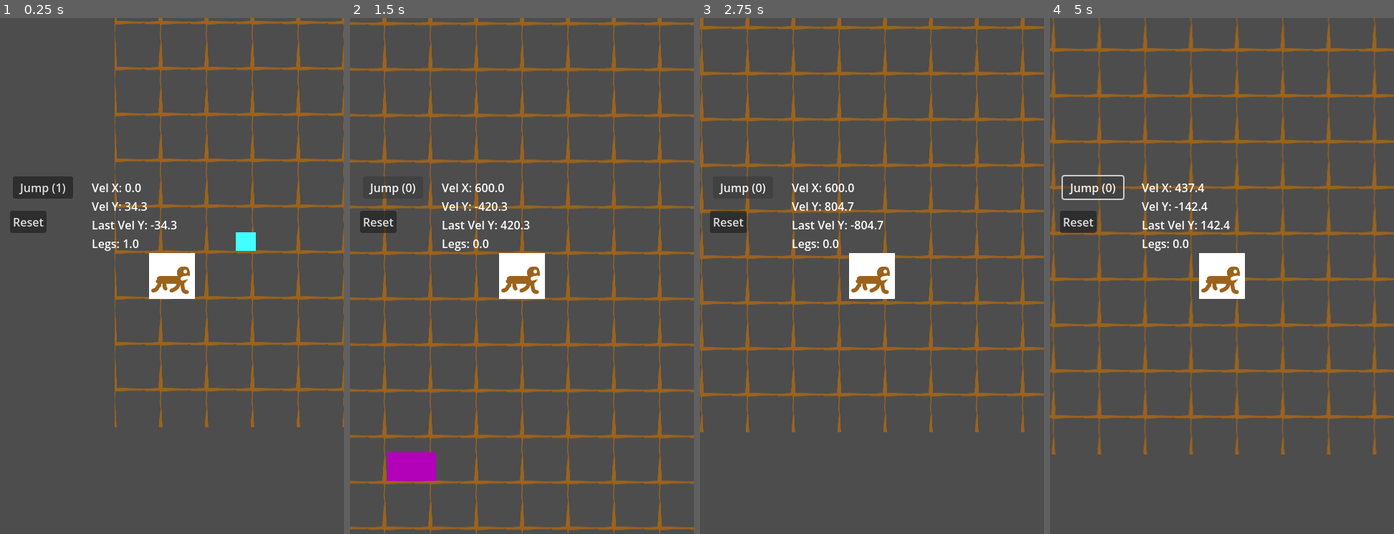
Above: before the commit, frames 1-4 (left to right).
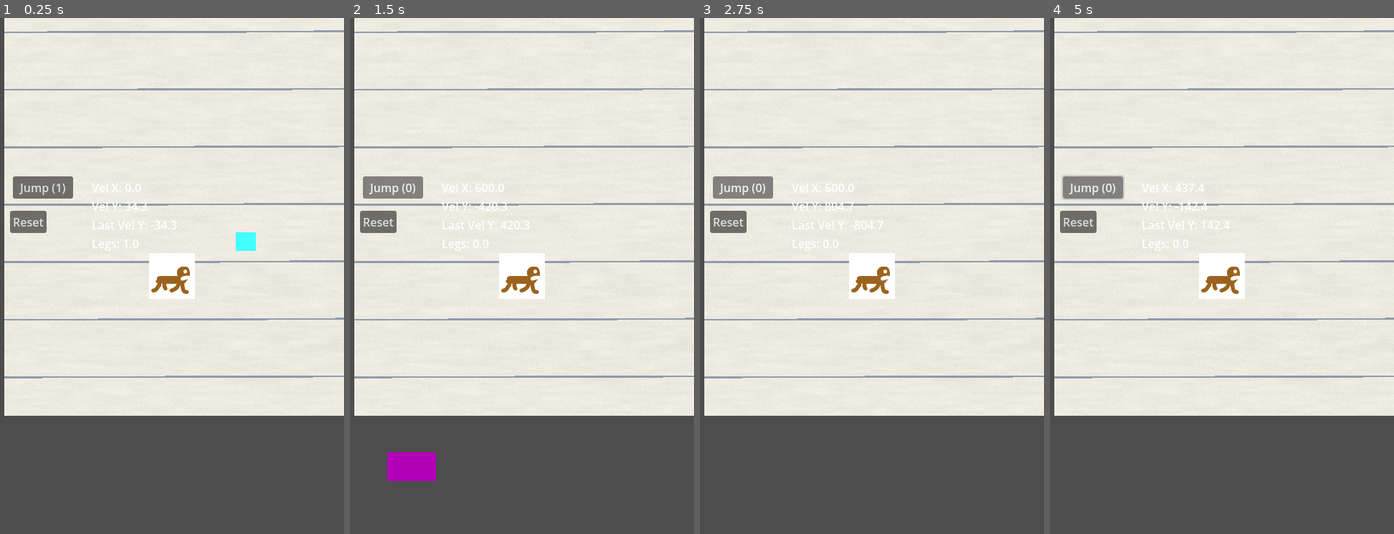
Above: after the commit, the same moments.

Repository: TOMYAAAAAH/paf-la-mite
Game: Godot game, scene res://main.tscn
Two runs of this game, one before a commit and one after it. Both use one fixed random seed, a clock stepped at 60 frames per second and the inputs below.
Inputs:
- Up to frame 1 (0.25 s): no input
- Up to frame 2 (1.5 s): click "Jump (1)" at 0.5 s; click "Jump (0)" at 1.25 s
- Up to frame 3 (2.75 s): click "Jump (0)" at 2 s
- Up to frame 4 (5 s): click "Jump (0)" at 2.75 s; tap Enter (ui_accept) at 3.5, 3.77, 4.52 s; tap Tab (launch) at 3.6, 4.35 s

The runs differ from the first frame. In frame 1, 75% of the frame differs, in the area x 1-100%, y 0-80%; in frame 2, 77%, in the area x 0-100%, y 0-100%; in frame 3, 75%; in frame 4, 76%.

Commit message:
feature/background-ground

Diff:
--- /dev/null
+++ b/cahier_brouillon.gdshader
@@ -0,0 +1,91 @@
+shader_type canvas_item;
+
+// --- PARAMÈTRES MODIFIABLES DANS L'INSPECTEUR ---
+group_uniforms Couleurs;
+uniform vec4 color_paper : source_color = vec4(0.97, 0.96, 0.92, 1.0);     // Blanc cassé / Crème
+uniform vec4 color_lines : source_color = vec4(0.2, 0.4, 0.65, 0.4);      // Bleu écolier (avec transparence)
+uniform vec4 color_margin : source_color = vec4(0.85, 0.25, 0.25, 0.6);   // Rouge marge (avec transparence)
+
+group_uniforms Texture_Papier;
+uniform float grain_intensity : hint_range(0.0, 0.1) = 0.04;              // Force du grain fin
+uniform float fiber_intensity : hint_range(0.0, 0.1) = 0.03;              // Force des vagues/taches de fond
+uniform float paper_scale : hint_range(10.0, 500.0) = 300.0;              // Taille de la fibre
+
+group_uniforms Reglage_Lignes;
+uniform float line_spacing : hint_range(0.01, 0.2) = 0.06;                // Écart entre les lignes bleues
+uniform float line_thickness : hint_range(0.001, 0.01) = 0.002;           // Épaisseur des lignes bleues
+uniform float margin_position : hint_range(0.0, 1.0) = 0.15;              // Position de la ligne rouge à gauche
+uniform float margin_thickness : hint_range(0.001, 0.01) = 0.003;          // Épaisseur de la ligne rouge
+
+// --- FONCTIONS DE BRUIT PROCÉDURAL ---
+
+// Bruit de base (White Noise) pour le grain fin
+float random(vec2 st) {
+    return fract(sin(dot(st.xy, vec2(12.9898, 78.233))) * 43758.5453123);
+}
+
+// Bruit adouci (Value Noise) pour les fibres et les imperfections du papier
+float noise(vec2 st) {
+    vec2 i = floor(st);
+    vec2 f = fract(st);
+
+    float a = random(i);
+    float b = random(i + vec2(1.0, 0.0));
+    float c = random(i + vec2(0.0, 1.0));
+    float d = random(i + vec2(1.0, 1.0));
+
+    // Interpolation cubique (Hermite) pour adoucir les transitions
+    vec2 u = f * f * (3.0 - 2.0 * f);
+
+    return mix(a, b, u.x) + (c - a) * u.y * (1.0 - u.x) + (d - b) * u.x * u.y;
+}
+
+void fragment() {
+    vec2 uv = UV;
+
+    // -------------------------------------------------------------
+    // 1. GÉNÉRATION DE L'ASPECT PAPIER (LE FOND)
+    // -------------------------------------------------------------
+    // Grain de bruit très fin et "pixelisé"
+    float grain = random(uv * 999.0);
+
+    // Fibres et variations de texture plus larges (effet froissé/imparfait)
+    float fibers = noise(uv * paper_scale);
+    float fibers2 = noise(uv * (paper_scale * 0.4)); // Deuxième couche plus large
+    float paper_texture = (grain * grain_intensity) + (fibers * fiber_intensity) + (fibers2 * fiber_intensity * 0.5);
+
+    // Application de la texture sur la couleur de base du papier
+    vec4 final_color = color_paper - vec4(vec3(paper_texture), 0.0);
+
+    // -------------------------------------------------------------
+    // 2. DESSIN DES LIGNES HORIZONTALES (BLEUES)
+    // -------------------------------------------------------------
+    // Effet "tracé à la main" pour faire osciller la ligne horizontale
+    float hand_drawn_offset_y = (noise(vec2(uv.x * 10.0, 0.0)) - 0.5) * 0.0015;
+
+    float pos_y = uv.y + hand_drawn_offset_y;
+    float horizontal_pattern = fract(pos_y / line_spacing);
+
+    // Génération de la ligne
+    float is_horizontal_line = step(1.0 - (line_thickness / line_spacing), horizontal_pattern);
+
+    // -------------------------------------------------------------
+    // 3. DESSIN DE LA MARGE VERTICALE (ROUGE)
+    // -------------------------------------------------------------
+    // Effet "fait main" pour la ligne verticale
+    float hand_drawn_offset_x = (noise(vec2(0.0, uv.y * 8.0)) - 0.5) * 0.002;
+
+    float pos_x = uv.x + hand_drawn_offset_x;
+    float is_margin_line = step(margin_position, pos_x) * step(pos_x, margin_position + margin_thickness);
+
+    // -------------------------------------------------------------
+    // 4. MELANGE FINAL
+    // -------------------------------------------------------------
+    // Application des lignes bleues
+    final_color = mix(final_color, color_lines, is_horizontal_line * color_lines.a);
+
+    // Application de la marge rouge
+    final_color = mix(final_color, color_margin, is_margin_line * color_margin.a);
+
+    COLOR = final_color;
+}
--- a/main.tscn
+++ b/main.tscn
@@ -6,14 +6,29 @@
 [ext_resource type="Texture2D" uid="uid://b36rfxdnau3mq" path="res://grid.png" id="3_h2yge"]
 [ext_resource type="PackedScene" uid="uid://c2angheo0hmqj" path="res://bouncer.tscn" id="4_1bvp3"]
 [ext_resource type="PackedScene" uid="uid://d5k8npeklfsx" path="res://hopper.tscn" id="6_7mycd"]
+[ext_resource type="Shader" uid="uid://cpv5kh01jy27p" path="res://cahier_brouillon.gdshader" id="7_272bh"]
+
+[sub_resource type="ShaderMaterial" id="ShaderMaterial_5vw27"]
+shader = ExtResource("7_272bh")
+shader_parameter/color_paper = Color(0.97, 0.96, 0.92, 1)
+shader_parameter/color_lines = Color(0.2, 0.4, 0.65, 0.4)
+shader_parameter/color_margin = Color(0.85, 0.25, 0.25, 0.6)
+shader_parameter/grain_intensity = 0.04
+shader_parameter/fiber_intensity = 0.03
+shader_parameter/paper_scale = 300.0
+shader_parameter/line_spacing = 0.06
+shader_parameter/line_thickness = 0.002
+shader_parameter/margin_position = 0.15
+shader_parameter/margin_thickness = 0.003
 
 [node name="Main" type="Node2D" unique_id=2144659749]
 script = ExtResource("1_lquwl")
 
 [node name="TextureRect" type="TextureRect" parent="." unique_id=650109987]
-offset_top = -363.0
-offset_right = 8175.0
-offset_bottom = 713.0
+offset_left = -1.0
+offset_top = -1881.0
+offset_right = 8174.0
+offset_bottom = -805.0
 texture = ExtResource("3_h2yge")
 stretch_mode = 1
 
@@ -48,5 +63,15 @@
 [node name="Hopper" parent="." unique_id=708622132 instance=ExtResource("6_7mycd")]
 position = Vector2(183, 454)
 
+[node name="ProceduralBackground" type="CanvasLayer" parent="." unique_id=2000960349]
+layer = -1
+
+[node name="ColorRect" type="ColorRect" parent="ProceduralBackground" unique_id=22865469]
+material = SubResource("ShaderMaterial_5vw27")
+offset_left = 6.0
+offset_top = -782.0
+offset_right = 8166.0
+offset_bottom = 555.0
+
 [connection signal="pressed" from="CanvasLayer/ResetButton" to="." method="_on_reset_button_pressed"]
 [connection signal="leg_collected" from="Hopper" to="Mite" method="_on_leg_collected"]
Not shown, added: cahier_brouillon.gdshader.uid
